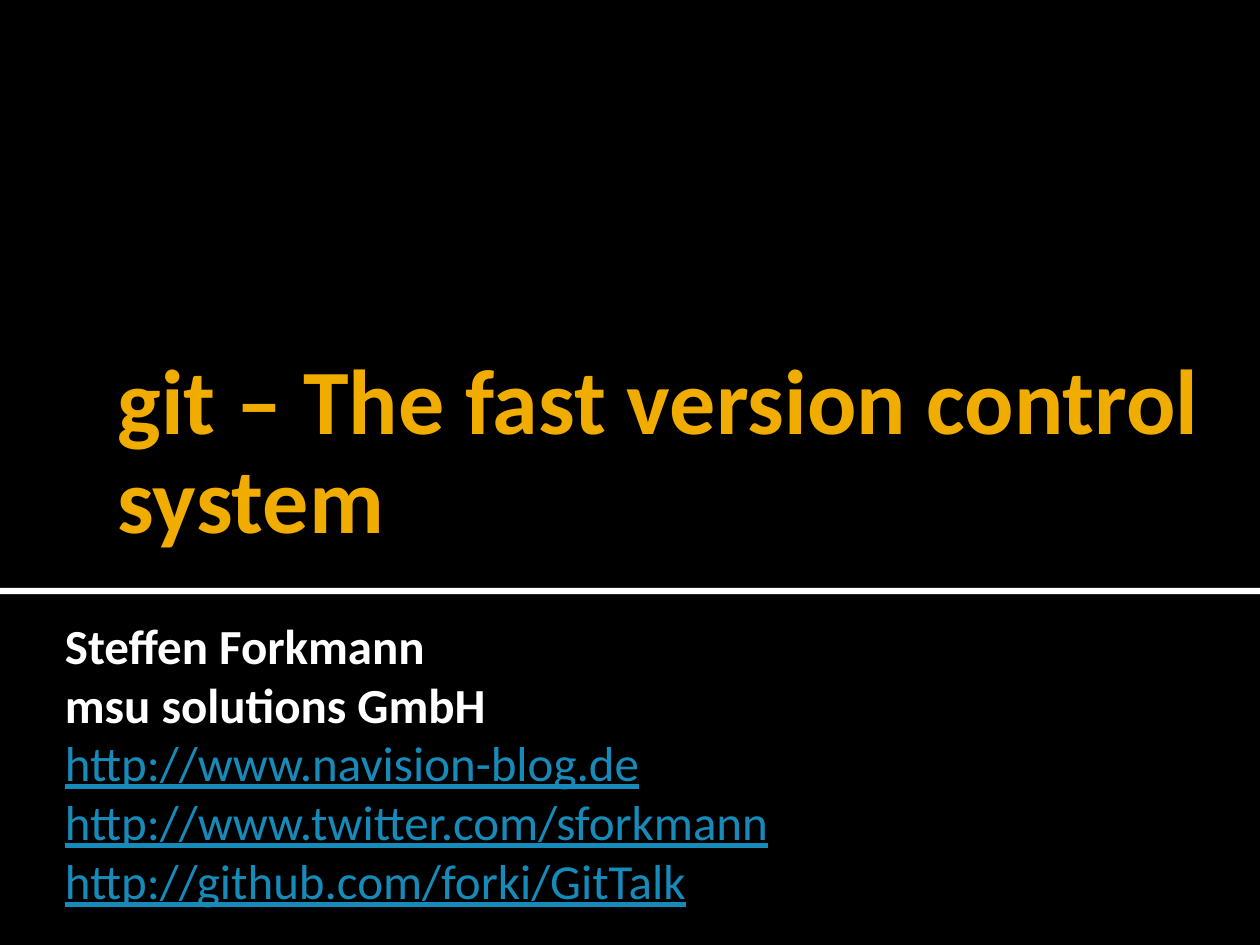
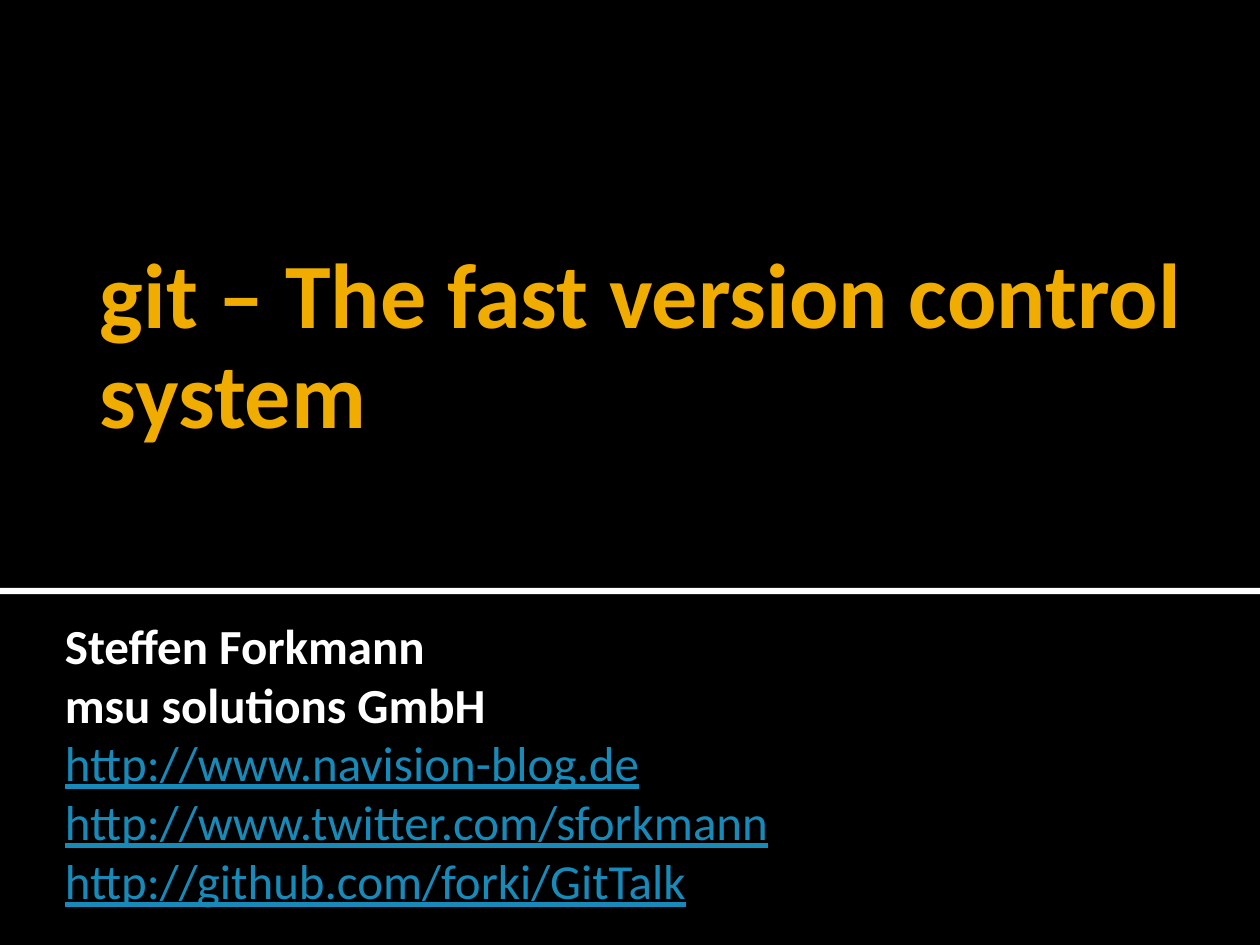
Before and after one commit to forki/GitTalk, a slide deck: slide 1 of GitTalk.pptx. Drawn at 1260x945 pixels with LibreOffice and Linux fonts; fonts in the diff are those of the drawing. Boxes give left, top, right and bottom in pixels: in the first picture for what was removed or moved away, otherwise in the second. Text is boxed around its words. In the diff, an @@ line names an element or a change of style, - is before the commit and + after.

```diff
--- a/GitTalk.pptx
+++ b/GitTalk.pptx
@@ text "git – The fast version ...": place and size @@
-text "git – The fast version ..." at (118,369,1199,548)
+text "git – The fast version ..." at (100,263,1181,443)
```
Also in this commit, not shown: 4 other slides changed, 20 slides added, 1 other file.
